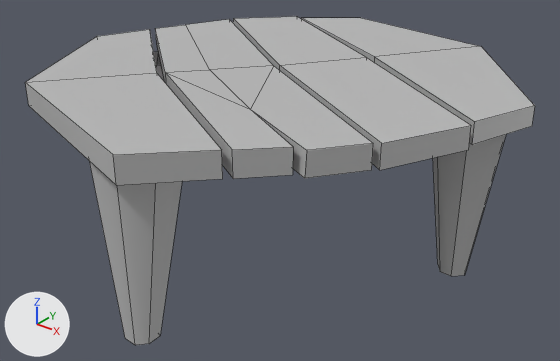
Two versions of the FBX model nordicGameJam2015/Assets/Graphics/props/table_mdl.fbx, one commit apart.
Rendered twice from a 50 mm camera at (8.33, -8.85, 5.43) aimed at (2.78, -1.92, 1.13). The lights are fixed; the arrows at lower left show +X, +Y and +Z. Mesh edges are drawn as thin lines. Where no turn or scale is listed for an object, it has been applied to the vertices.
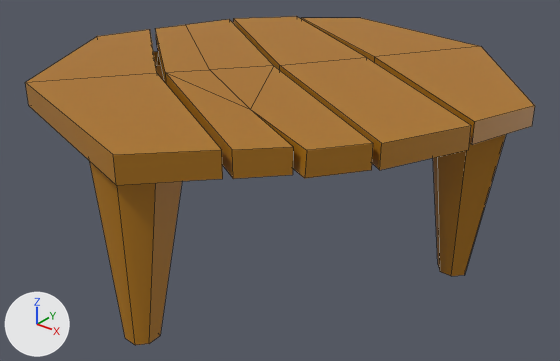
Where the change shows, as pixel boxes (x1, y1, x2, y2) in the pictures (560 x 361 px):
'pPlane1', recoloured (grey to brown): (25, 16, 535, 345) in both

The change, as a list of edits to the scene's bpy script:
```text
Add img_cupboard_jpg:
    img_cupboard_jpg = load_image('cupboard.jpg', '../textures/cupboard.jpg', 128, 128, 'sRGB')
Add mat_lambert4:
    mat_lambert4 = principled_material('lambert4')
    mat_lambert4.texture = img_cupboard_jpg
Change me_mesh:
    where me_mesh.from_pydata(...)  # 118 vertices, 86 faces; spans x -0.19..5.58, y -5.03..1.49, z 0.22..2.75
    remove me_mesh.materials.append(mat_lambert1)  # grey #bcbcbc
    add me_mesh.materials.append(mat_lambert4)  # picture img_cupboard_jpg
```
